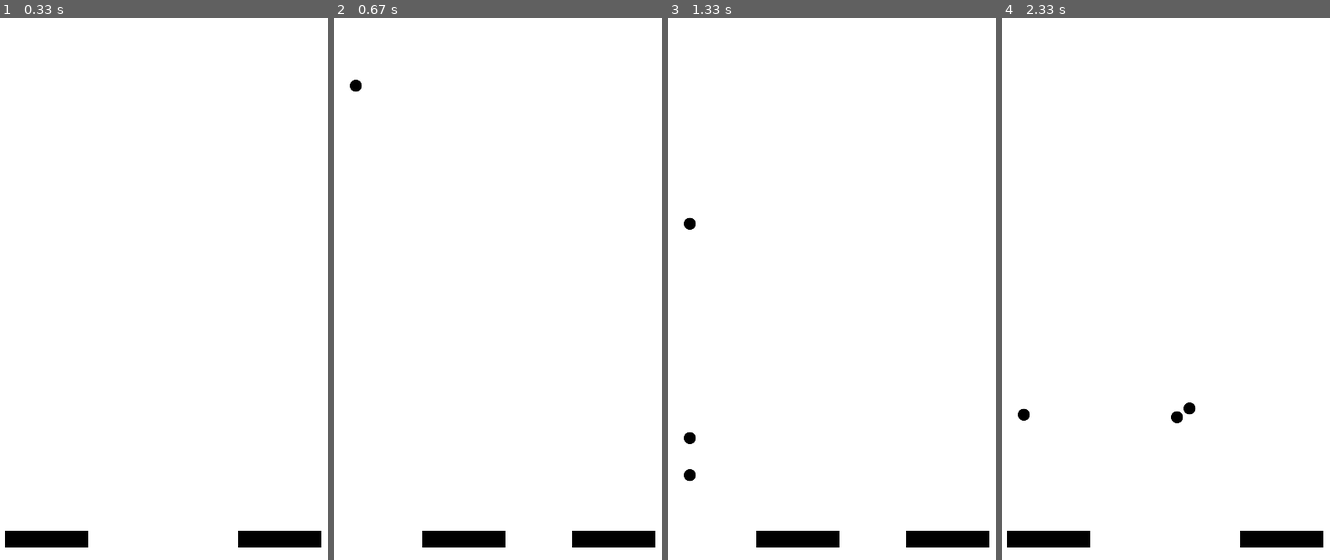
Above: before the commit, frames 1-4 (left to right).
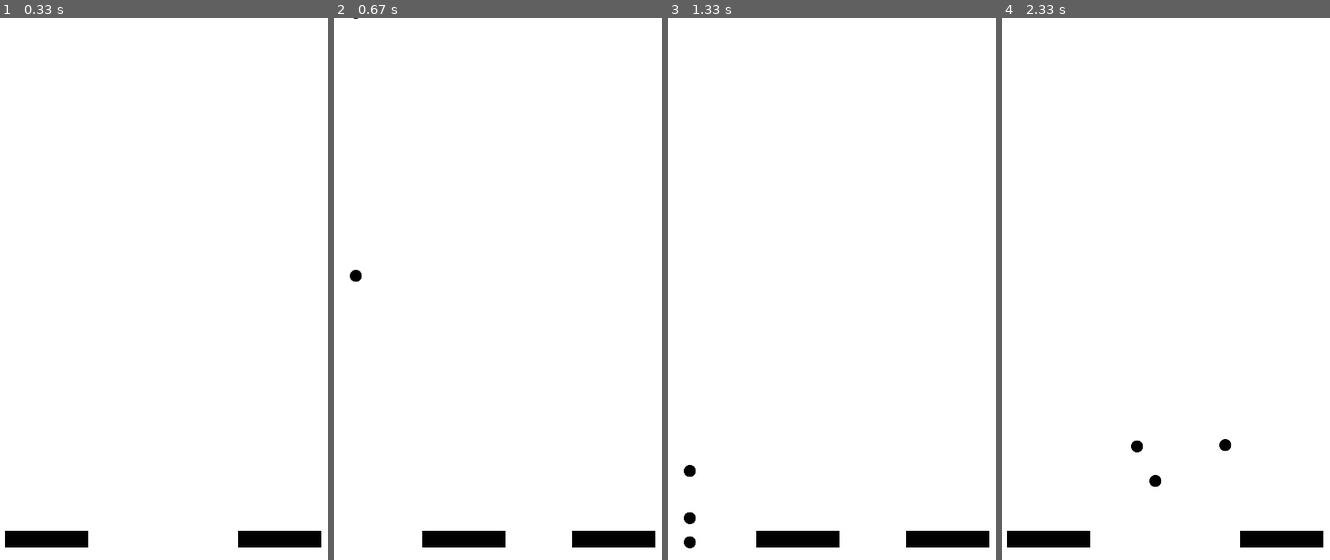
Above: after the commit, the same moments.

Repository: kondog/python_code
Game: pygame game, started from pygame/jugglingEmu/main.py
Two runs of this game, one before a commit and one after it. Both use one fixed random seed, a clock stepped at 60 frames per second and the inputs below. The source is Python 2; it was converted automatically to run under Python 3.
Inputs:
- Up to frame 1 (0.33 s): no input
- Up to frame 2 (0.67 s): hold Right from 0.33 s (still down)
- Up to frame 3 (1.33 s): release Right at 0.8 s; hold Right 0.83-1.3 s
- Up to frame 4 (2.33 s): hold Left 1.33-1.87 s

Frame 1 is identical in both runs. In frame 2, 0.1% of the frame differs, in the area x 4-9%, y 0-49%; in frame 3, 0.3%; in frame 4, 0.4%, in the area x 4-71%, y 70-87%.

Commit message:
画面拡張後、落下速度調整完了

Diff:
--- a/pygame/jugglingEmu/main.py
+++ b/pygame/jugglingEmu/main.py
@@ -50,7 +50,7 @@
         # TODO: ボール生成個数とボール射出タイミングはsysDataに移動
         if len(balls) < 3:
             ballMakeTiming = ballMakeTiming + 1
-            if ballMakeTiming > 22:
+            if ballMakeTiming > 25:
                 ball = BallObj()
                 ball.setSpeed( 0, 0 )
                 ball.setObj( sysData.ballBmp )
--- a/pygame/jugglingEmu/siteswapContainer.py
+++ b/pygame/jugglingEmu/siteswapContainer.py
@@ -8,22 +8,22 @@
         self._siteswap = [5,5,5]
 
         # ボールの初速度はサイトスワップの配列
-        self._initSpeed = { 3:  7
-                           ,5: 14
-                           ,7: 21
-                           ,9: 27 }
+        self._initSpeed = { 3: 10
+                           ,5: 20
+                           ,7: 35
+                           ,9: 43 }
 
         # vxはサイトスワップとボール着地点の2次元配列
         # TODO: 2桁使って着弾点をより細かくしたい。。
         self._vx = [[0 for j in range(2)] for i in range(10) ]
-        self._vx[3][0] = 8
-        self._vx[3][1] = 12
-        self._vx[5][0] = 4
-        self._vx[5][1] = 6
-        self._vx[7][0] = 3
-        self._vx[7][1] = 4
-        self._vx[9][0] = 2
-        self._vx[9][1] = 3
+        self._vx[3][0] = 15
+        self._vx[3][1] = 23
+        self._vx[5][0] = 8
+        self._vx[5][1] = 12
+        self._vx[7][0] = 5
+        self._vx[7][1] = 7
+        self._vx[9][0] = 4
+        self._vx[9][1] = 6
 
     def getSiteswap(self):
         return self._siteswap
@@ -41,13 +41,13 @@
             self._siteswap = [7,3]
         elif option == 3:
             self._siteswap = [9,3,3]
-        ##簡易テスト用
+        #簡易テスト用
         #if option == 1:
-        #    self._siteswap = [7,7,7]
+        #    self._siteswap = [3,3,3]
         #elif option == 2:
-        #    self._siteswap = [7,7]
+        #    self._siteswap = [3,3]
         #elif option == 3:
-        #    self._siteswap = [7,7,7]
+        #    self._siteswap = [3,3,3]
 
     # サイトスワップリストからpullする
     # リストがなくなった場合補充する
--- a/pygame/jugglingEmu/systemData.py
+++ b/pygame/jugglingEmu/systemData.py
@@ -3,8 +3,6 @@
 class SysData():
     def __init__(self):
         self._ballInitSpeed     = -20
-        #self._ballInitSpeed     = -14
-        #self._ballInitSpeed     = -5
         self._ballSpeed         = [0,0]
         self._ballInitSpeed_MAX = -15
         self._ballInitSpeed_MIN = 0
@@ -18,7 +16,7 @@
         self._barBmp            = "img/bar.bmp"
         self._warpBMP           = "img/warp.bmp"
         self._waitTime          = 100
-        self._accele            = 0.3
+        self._accele            = 0.9
         # 状態設定値
         self._stateIdle         = 0
         self._stateWait         = 1
